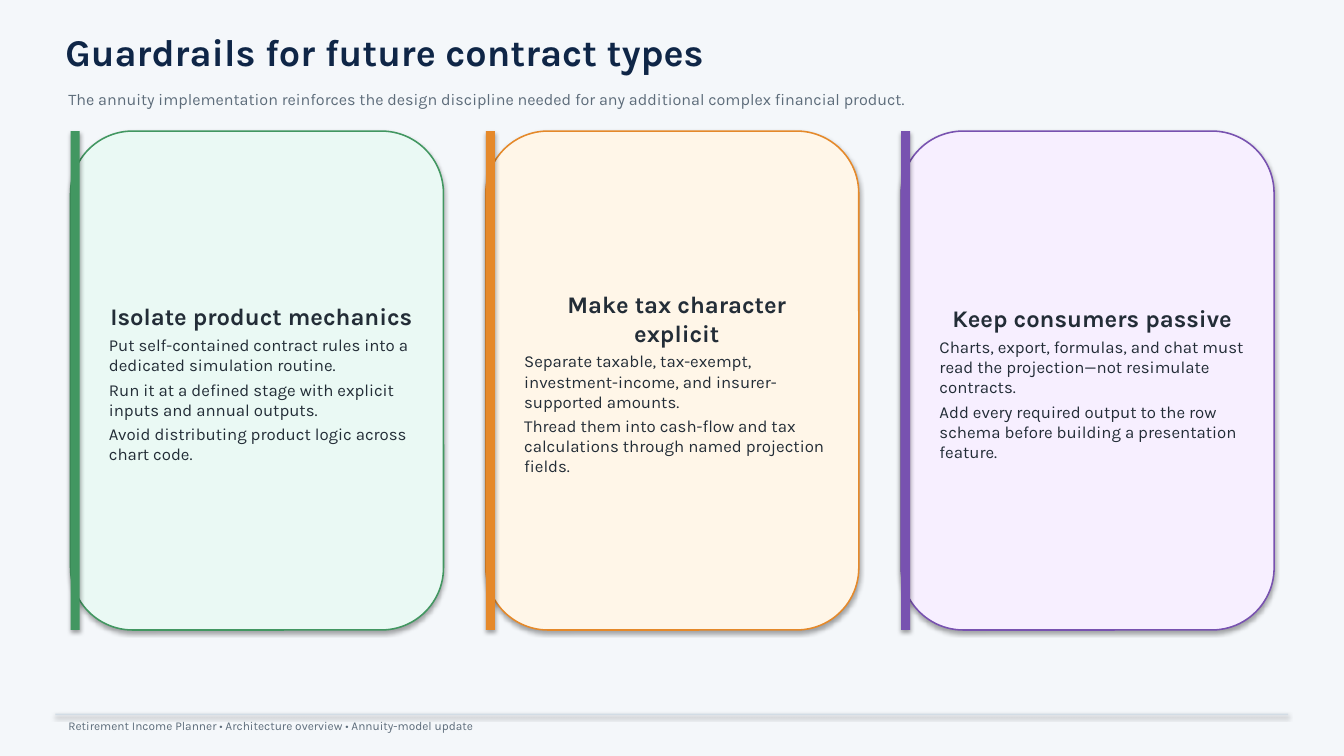
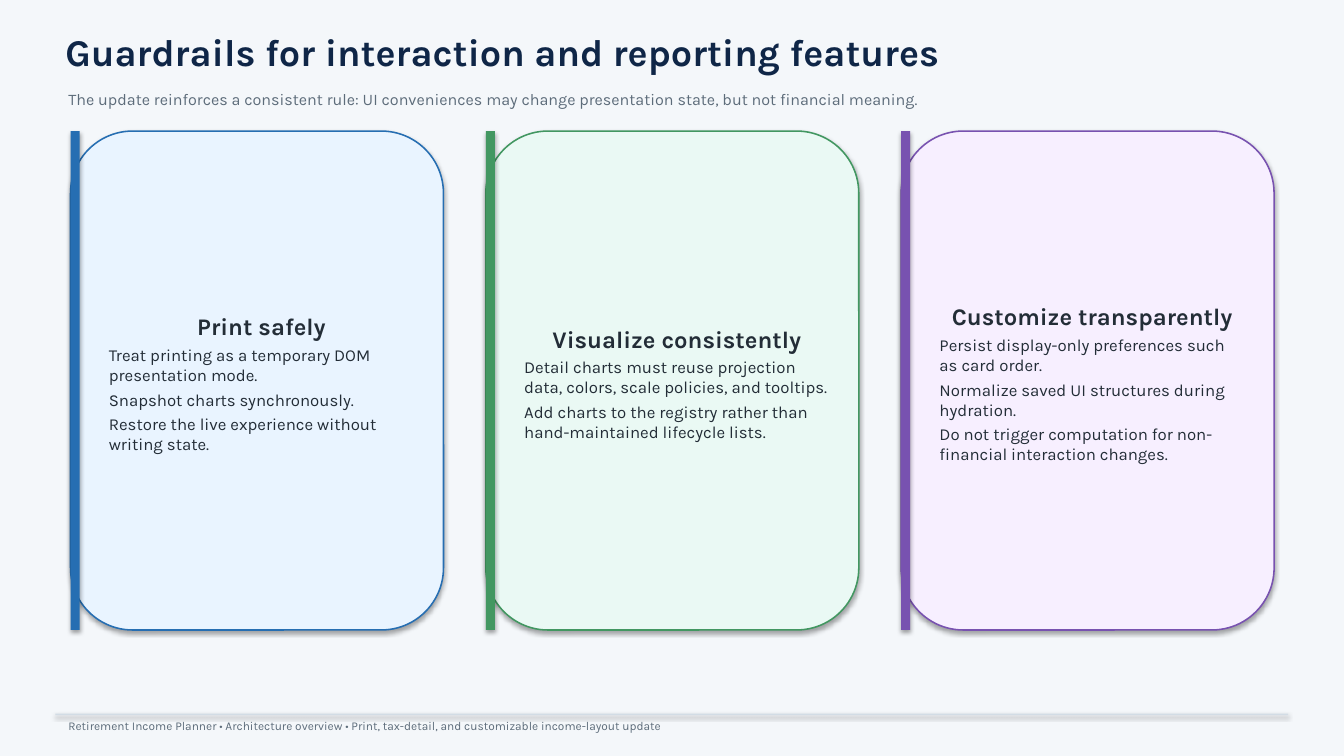
Before and after one commit to howardc64/retirefin, a slide deck: slide 9 of docs/retirement_income_planner_architecture.pptx. Drawn at 1344x756 pixels with LibreOffice and Linux fonts; fonts in the diff are those of the drawing. Boxes give left, top, right and bottom in pixels: in the first picture for what was removed or moved away, otherwise in the second. Text is boxed around its words. In the diff, an @@ line names an element or a change of style, - is before the commit and + after.

```diff
--- a/docs/retirement_income_planner_architecture.pptx
+++ b/docs/retirement_income_planner_architecture.pptx
@@ text at [65,39,939,76]: text changed @@
-Guardrails for future contract types
+Guardrails for interaction and reporting features
@@ text at [68,94,917,109]: text changed @@
-The annuity implementation reinforces the design discipline needed for any additional complex financial product.
+The update reinforces a consistent rule: UI conveniences may change presentation state, but not financial meaning.
@@ rectangle at [71,131,80,630]: fill #429761 to #266EB2 @@
@@ rounded rectangle "Print safely" at [71,131,444,630]: fill #EAF9F4 to #E9F4FF; outline #429761 1.1 pt to #266EB2 1.1 pt @@
@@ rectangle at [486,131,495,630]: fill #E5892A to #429761 @@
@@ rounded rectangle "Visualize consistently" at [486,131,859,630]: fill #FFF6E8 to #EAF9F4; outline #E5892A 1.1 pt to #429761 1.1 pt @@
@@ text in rounded rectangle at [109,318,376,454]: text changed @@
-Isolate product mechanics
-Put self-contained contract rules into a dedicated simulation routine.
-Run it at a defined stage with explicit inputs and annual outputs.
-Avoid distributing product logic across chart code.
+Print safely
+Treat printing as a temporary DOM presentation mode.
+Snapshot charts synchronously.
+Restore the live experience without writing state.
@@ text in rounded rectangle at [939,308,1232,464]: text changed @@
-Keep consumers passive
-Charts, export, formulas, and chat must read the projection—not resimulate contracts.
-Add every required output to the row schema before building a presentation feature.
+Customize transparently
+Persist display-only preferences such as card order.
+Normalize saved UI structures during hydration.
+Do not trigger computation for non-financial interaction changes.
@@ text in rounded rectangle at [524,331,827,442]: text changed @@
-Make tax character explicit
-Separate taxable, tax-exempt, investment-income, and insurer-supported amounts.
-Thread them into cash-flow and tax calculations through named projection fields.
+Visualize consistently
+Detail charts must reuse projection data, colors, scale policies, and tooltips.
+Add charts to the registry rather than hand-maintained lifecycle lists.
@@ text at [68,722,660,733]: text changed @@
-Retirement Income Planner • Architecture overview • Annuity-model update
+Retirement Income Planner • Architecture overview • Print, tax-detail, and customizable income-layout update
```
Also in this commit, not shown: 1 other slide changed, 7 slides added, 7 slides removed, 4 other files.
